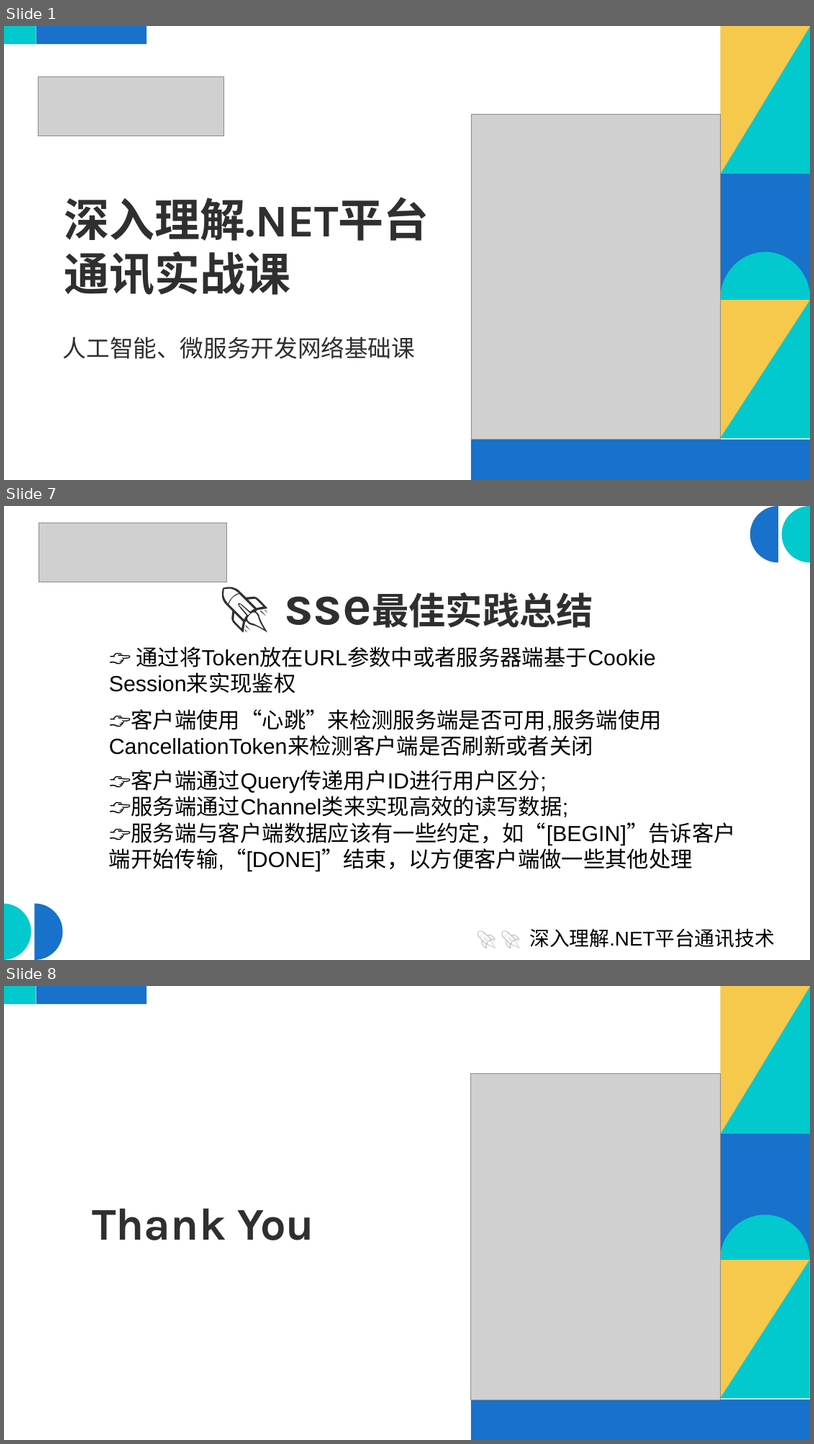
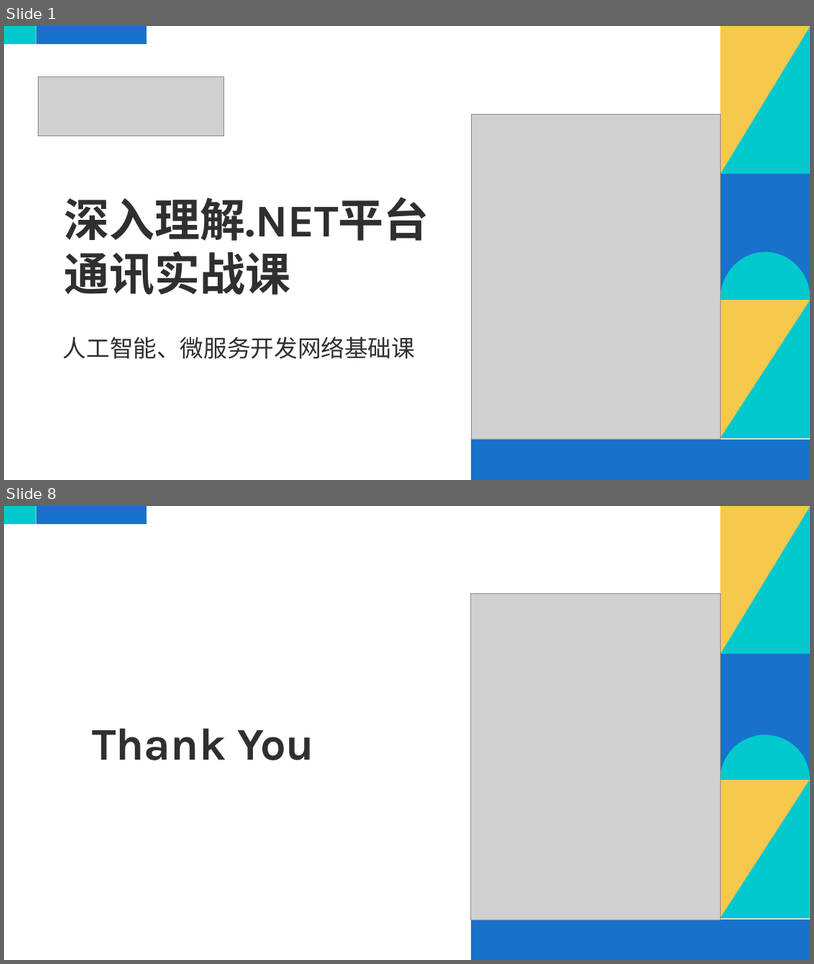
Before and after one commit to scottfly189/dotnet_net_course, a slide deck: src/9.http_streaming/http_streaming.odp. Shown one above the other, each under a label of ours: slides 1, 7 and 8 before the commit, slides 1 and 8 after it; the slides between them are not shown. The pictures are 814x1444 and 814x964 pixels, drawn with LibreOffice and Linux fonts; fonts in the diff are those of the drawing; grey boxes stand for pictures. Boxes give left, top, right and bottom in pixels: in the first picture for what was removed or moved away, otherwise in the second. Text is boxed around its words. In the diff, an @@ line names an element or a change of style, - is before the commit and + after.

```diff
--- a/src/9.http_streaming/http_streaming.odp
+++ b/src/9.http_streaming/http_streaming.odp
@@ slide 7 removed at [4,506,810,960], background #FFFFFF @@
@@ picture removed at [39,523,226,582] @@
@@ freeform shape removed at [750,506,779,562] @@
@@ freeform shape removed at [782,506,810,562] @@
@@ title removed at [59,564,754,640] @@
-🚀 sse最佳实践总结
@@ text removed at [109,646,736,872] @@
-👉 通过将Token放在URL参数中或者服务器端基于Cookie Session来实现鉴权
-👉客户端使用“心跳”来检测服务端是否可用,服务端使用 CancellationToken来检测客户端是否刷新或者关闭
-👉客户端通过Query传递用户ID进行用户区分;
-👉服务端通过Channel类来实现高效的读写数据;
-👉服务端与客户端数据应该有一些约定，如“[BEGIN]”告诉客户端开始传输,“[DONE]”结束，以方便客户端做一些其他处理
@@ freeform shape removed at [4,903,31,959] @@
@@ freeform shape removed at [34,903,62,959] @@
@@ subtitle removed at [530,928,774,947] @@
-🚀 🚀 深入理解.NET平台通讯技术
```
Also in this commit, not shown: 4 slides changed, 3 slides added, 4 other slides removed, 1 other file.
